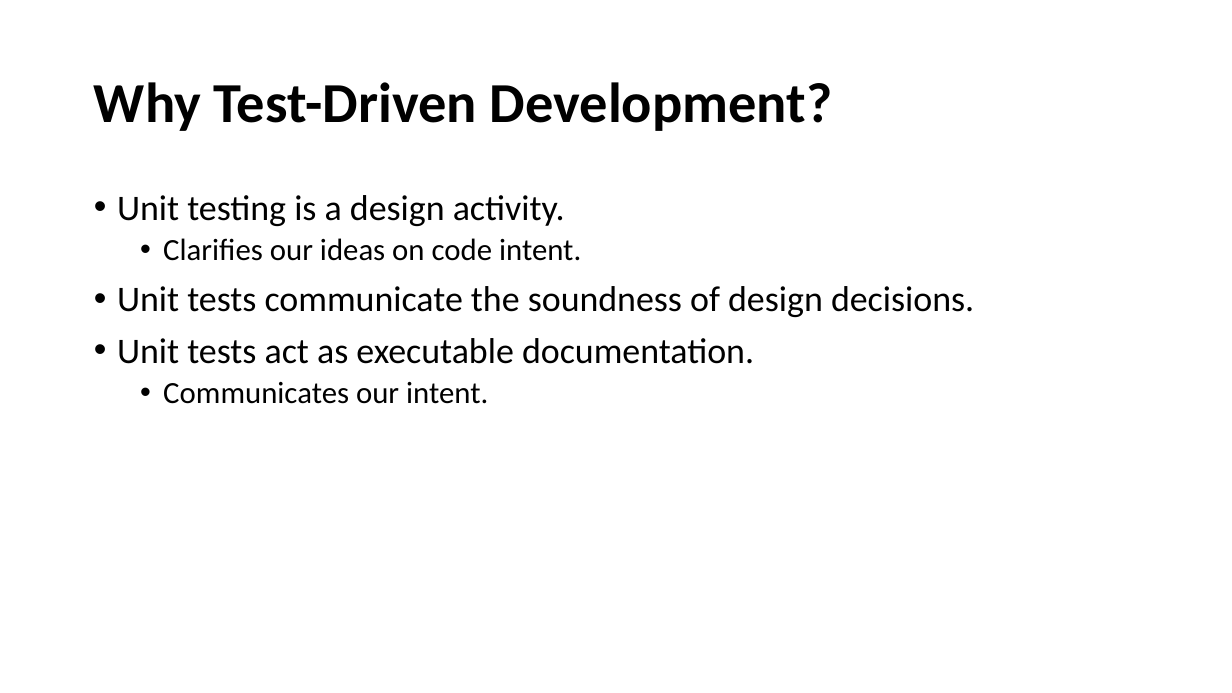
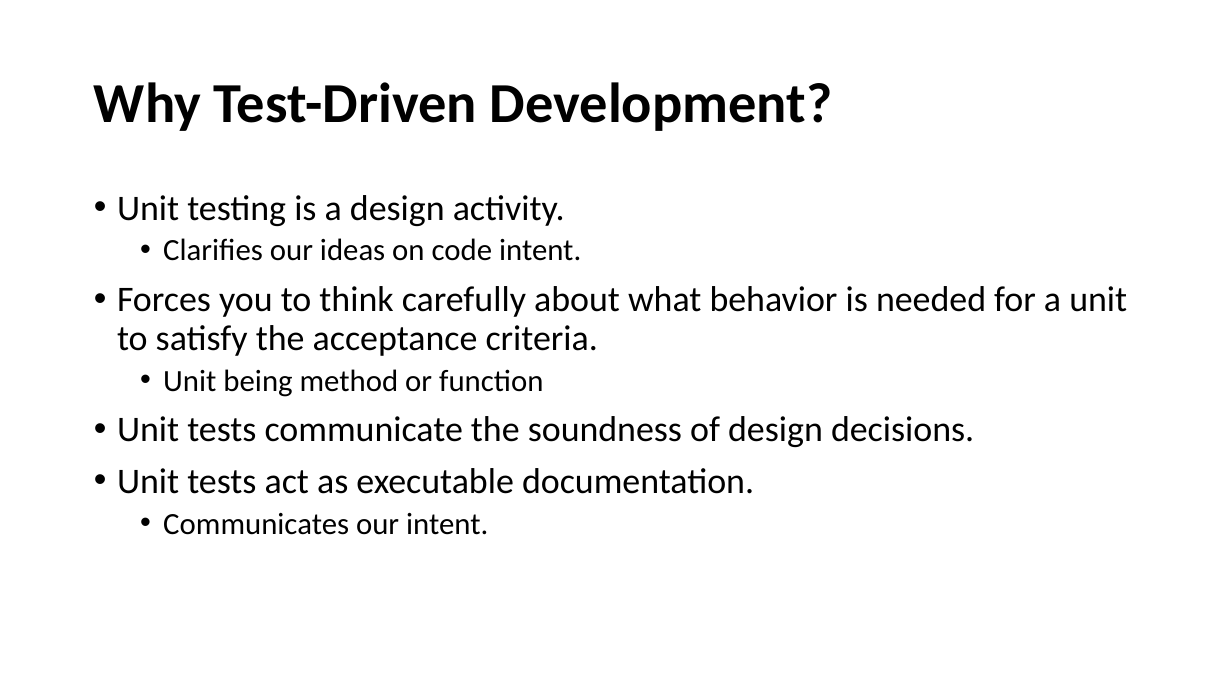
Before and after one commit to cebartling/test-driven, a slide deck: slide 4 of presentations/Introduction to Test-Driven Development.pptx (slide 3 before the commit). Drawn at 1232x693 pixels with LibreOffice and Linux fonts; fonts in the diff are those of the drawing. Boxes give left, top, right and bottom in pixels: in the first picture for what was removed or moved away, otherwise in the second. Text is boxed around its words. In the diff, an @@ line names an element or a change of style, - is before the commit and + after.

Commit message:
Presentation updates

```diff
--- a/presentations/Introduction to Test-Driven Development.pptx
+++ b/presentations/Introduction to Test-Driven Development.pptx
@@ text at (117, 286, 1127, 397): paragraphs added @@
+• Forces you to think carefully about what behavior is needed for a unit to satisfy the acceptance criteria.
+  • Unit being method or function
```
Also in this commit, not shown: 1 other slide changed, 15 slides added.
